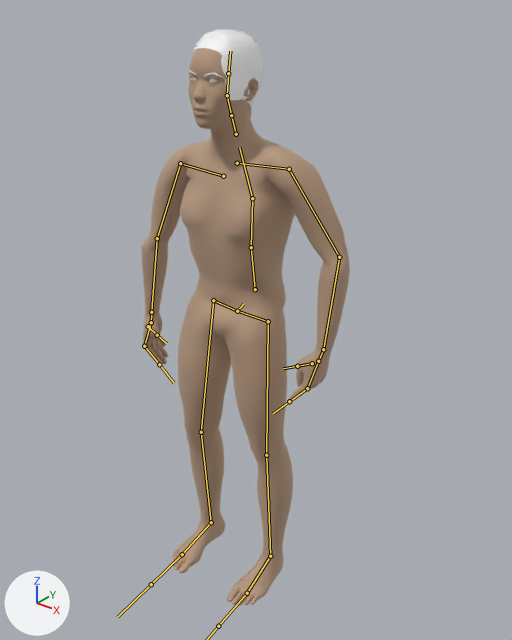
An edit to the FBX model FinalFBXes/IsoReverse/IsoReverseToIdle.fbx, drawn before and after from the same camera.
Both versions are drawn from a 50 mm camera at (0.1255, -0.1664, 0.1882) aimed at (-0.0001, -0.0094, 0.0909). Arrows for +X, +Y and +Z are at lower left; the lights stay in place. Both versions are drawn at frame 71 of the action 'CMU compliant skeleton|IdleToSitup'; the numbers are the values there. The bones that bend it are drawn over the model as lines.

In view in the first picture: 'eyebrow002Mesh', 'high-polyMesh', 'malemodelMesh', 'short04Mesh'.
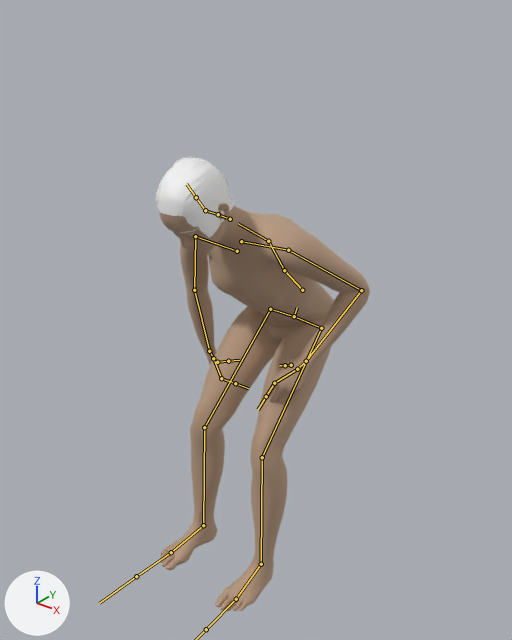
The change, as a list of edits to the scene's bpy script:
```text
Change bone_hips:
    where bone_hips = bpy.data.objects['CMU compliant skeleton'].pose.bones['Hips']
    bone_hips.location: (0.0, -0.406, -1.124) -> (0.0, -0.728, -1.113)
    bone_hips.rotation_quaternion: (-0.417, 0.909, 0.0, 0.0) -> (-0.667, 0.745, 0.0, 0.0)  # degrees (-131, 0, 0) -> degrees (-96, 0, 0)
Change bone_lhipjoint:
    where bone_lhipjoint = bpy.data.objects['CMU compliant skeleton'].pose.bones['LHipJoint']  # child of 'Hips'
    bone_lhipjoint.rotation_quaternion: (0.93, -0.037, 0.365, -0.007) -> (0.959, 0.029, -0.281, 0.006)  # degrees (-6, 43, -3) -> degrees (4, -33, 0)
Change bone_leftupleg:
    where bone_leftupleg = bpy.data.objects['CMU compliant skeleton'].pose.bones['LeftUpLeg']  # child of 'LHipJoint'
    bone_leftupleg.rotation_quaternion: (1.0, 0.0, 0.0, 0.0) -> (1.0, -0.013, 0.0, -0.001)  # degrees (0, 0, 0) -> degrees (-2, 0, 0)
Change bone_leftleg:
    where bone_leftleg = bpy.data.objects['CMU compliant skeleton'].pose.bones['LeftLeg']  # child of 'LeftUpLeg'
    bone_leftleg.rotation_quaternion: (1.0, -0.03, -0.001, 0.0) -> (0.952, 0.306, 0.009, 0.004)  # degrees (-3, 0, 0) -> degrees (36, 1, 1)
Change bone_leftfoot:
    where bone_leftfoot = bpy.data.objects['CMU compliant skeleton'].pose.bones['LeftFoot']  # child of 'LeftLeg'
    bone_leftfoot.rotation_quaternion: (1.0, 0.0, 0.0, 0.0) -> (1.0, -0.022, -0.002, -0.002)  # degrees (0, 0, 0) -> degrees (-2, 0, 0)
Change bone_lowerback:
    where bone_lowerback = bpy.data.objects['CMU compliant skeleton'].pose.bones['LowerBack']  # child of 'Hips'
    bone_lowerback.rotation_quaternion: (0.921, 0.389, 0.0, 0.0) -> (0.912, 0.411, -0.004, 0.009)  # degrees (46, 0, 0) -> degrees (48, -1, 1)
Change bone_leftarm:
    where bone_leftarm = bpy.data.objects['CMU compliant skeleton'].pose.bones['LeftArm']  # child of 'LeftShoulder'
    bone_leftarm.rotation_quaternion: (0.717, 0.168, 0.484, -0.472) -> (0.734, 0.165, 0.455, -0.476)  # degrees (-24, 59, -81) -> degrees (-20, 56, -76)
Change bone_leftforearm:
    where bone_leftforearm = bpy.data.objects['CMU compliant skeleton'].pose.bones['LeftForeArm']  # child of 'LeftArm'
    bone_leftforearm.rotation_quaternion: (0.863, 0.251, -0.419, -0.127) -> (0.711, 0.622, 0.053, 0.324)  # degrees (46, -41, -35) -> degrees (77, -19, 34)
Change bone_lefthand:
    where bone_lefthand = bpy.data.objects['CMU compliant skeleton'].pose.bones['LeftHand']  # child of 'LeftForeArm'
    bone_lefthand.rotation_quaternion: (1.0, 0.0, 0.0, 0.0) -> (1.0, -0.008, 0.001, 0.004)  # degrees (0, 0, 0) -> degrees (-1, 0, 0)
Change bone_neck:
    where bone_neck = bpy.data.objects['CMU compliant skeleton'].pose.bones['Neck']  # child of 'Spine1'
    bone_neck.rotation_quaternion: (0.998, -0.059, 0.0, 0.0) -> (1.0, -0.001, 0.0, 0.0)  # degrees (-7, 0, 0) -> degrees (0, 0, 0)
Change bone_neck1:
    where bone_neck1 = bpy.data.objects['CMU compliant skeleton'].pose.bones['Neck1']  # child of 'Neck'
    bone_neck1.rotation_quaternion: (1.0, -0.025, 0.0, 0.0) -> (1.0, -0.001, 0.0, 0.0)  # degrees (-3, 0, 0) -> degrees (0, 0, 0)
Change bone_rightshoulder:
    where bone_rightshoulder = bpy.data.objects['CMU compliant skeleton'].pose.bones['RightShoulder']  # child of 'Spine1'
    bone_rightshoulder.location: (-0.033, -0.012, 0.03) -> (-0.037, -0.012, 0.024)
Change bone_rightarm:
    where bone_rightarm = bpy.data.objects['CMU compliant skeleton'].pose.bones['RightArm']  # child of 'RightShoulder'
    bone_rightarm.rotation_quaternion: (0.626, 0.381, -0.568, 0.375) -> (0.718, 0.413, -0.435, 0.354)  # degrees (39, -85, 26) -> degrees (45, -66, 22)
Change bone_rightforearm:
    where bone_rightforearm = bpy.data.objects['CMU compliant skeleton'].pose.bones['RightForeArm']  # child of 'RightArm'
    bone_rightforearm.rotation_quaternion: (0.804, 0.026, 0.587, 0.088) -> (0.984, 0.153, 0.084, 0.039)  # degrees (25, 70, 30) -> degrees (18, 9, 6)
Change bone_rhipjoint:
    where bone_rhipjoint = bpy.data.objects['CMU compliant skeleton'].pose.bones['RHipJoint']  # child of 'Hips'
    bone_rhipjoint.rotation_quaternion: (0.799, -0.062, -0.598, 0.012) -> (1.0, -0.001, -0.014, 0.0)  # degrees (-22, -73, 18) -> degrees (0, -2, 0)
Change bone_rightupleg:
    where bone_rightupleg = bpy.data.objects['CMU compliant skeleton'].pose.bones['RightUpLeg']  # child of 'RHipJoint'
    bone_rightupleg.rotation_quaternion: (0.948, -0.318, 0.008, 0.013) -> (0.945, -0.326, 0.008, 0.014)  # degrees (-37, 1, 1) -> degrees (-38, 1, 1)
Change bone_rightleg:
    where bone_rightleg = bpy.data.objects['CMU compliant skeleton'].pose.bones['RightLeg']  # child of 'RightUpLeg'
    bone_rightleg.rotation_quaternion: (0.998, 0.064, -0.002, -0.001) -> (0.942, 0.335, 0.01, 0.01)  # degrees (7, 0, 0) -> degrees (39, 1, 1)
Change bone_rightfoot:
    where bone_rightfoot = bpy.data.objects['CMU compliant skeleton'].pose.bones['RightFoot']  # child of 'RightLeg'
    bone_rightfoot.rotation_quaternion: (1.0, 0.0, 0.0, 0.0) -> (1.0, -0.026, 0.012, -0.003)  # degrees (0, 0, 0) -> degrees (-3, 1, 0)
```

Boxes (x1, y1, x2, y2) around the edits, measured in the pictures (512 x 640 px):
'malemodelMesh', posed (27% shorter): before (141, 48, 350, 605); after (159, 203, 370, 611)
'short04Mesh', posed: before (189, 29, 264, 116); after (156, 156, 234, 238)
'eyebrow002Mesh', posed: before (188, 70, 224, 78); after (165, 226, 197, 233)
'high-polyMesh', posed (not visible afterwards): before (191, 77, 217, 82)
bone 'Hips', root to tip: before (237, 311) to (243, 304); after (294, 316) to (297, 307)
bone 'LHipJoint', root to tip: before (237, 311) to (268, 321); after (294, 316) to (321, 328)
bone 'LeftUpLeg', root to tip: before (268, 321) to (266, 455); after (321, 328) to (262, 457)
bone 'LeftLeg', root to tip: before (266, 455) to (270, 556); after (262, 457) to (261, 564)
bone 'LeftFoot', root to tip: before (270, 556) to (247, 593); after (261, 564) to (236, 599)
bone 'LowerBack', root to tip: before (255, 289) to (251, 247); after (302, 290) to (284, 270)
bone 'LeftArm', root to tip: before (289, 169) to (339, 257); after (288, 250) to (361, 290)
bone 'LeftForeArm', root to tip: before (339, 257) to (323, 349); after (361, 290) to (306, 361)
bone 'LeftHand', root to tip: before (323, 349) to (317, 363); after (306, 361) to (296, 370)
bone 'Neck', root to tip: before (236, 134) to (231, 115); after (230, 219) to (218, 214)
bone 'Neck1', root to tip: before (231, 115) to (227, 95); after (218, 214) to (205, 210)
bone 'RightShoulder', root to tip: before (223, 176) to (180, 163); after (237, 251) to (195, 236)
bone 'RightArm', root to tip: before (180, 163) to (157, 238); after (195, 236) to (194, 290)
bone 'RightForeArm', root to tip: before (157, 238) to (151, 312); after (194, 290) to (209, 351)
bone 'RHipJoint', root to tip: before (237, 311) to (213, 300); after (294, 316) to (270, 309)
bone 'RightUpLeg', root to tip: before (213, 300) to (201, 432); after (270, 309) to (204, 427)
bone 'RightLeg', root to tip: before (201, 432) to (211, 522); after (204, 427) to (203, 525)
bone 'RightFoot', root to tip: before (211, 522) to (182, 554); after (203, 525) to (171, 552)
